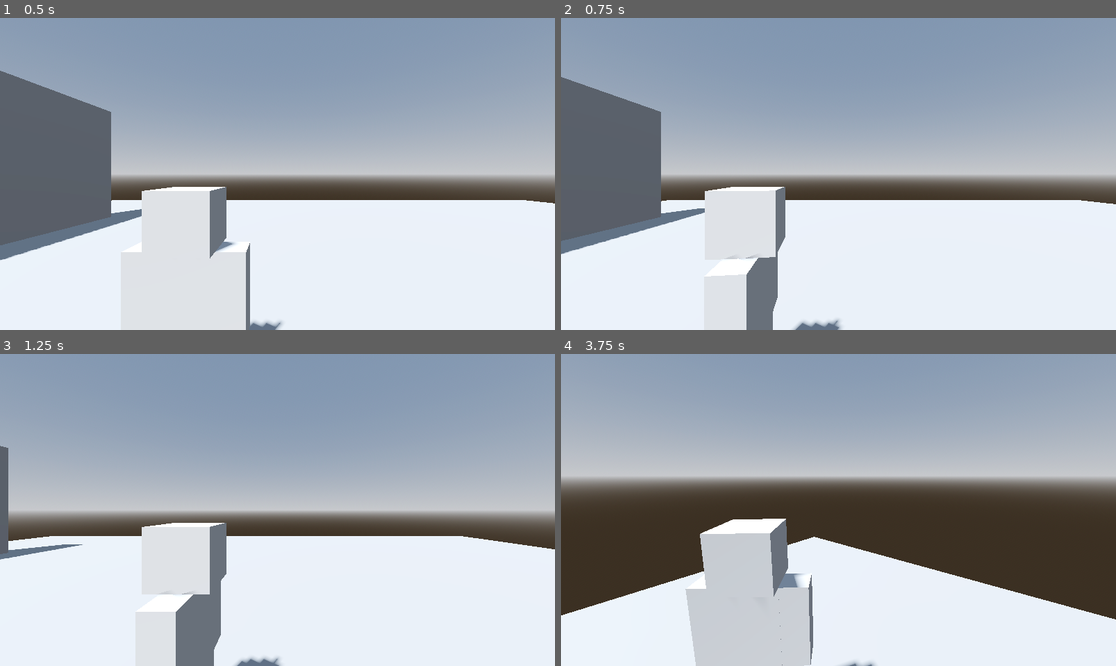
Above: before the commit, frames 1-4 (two rows, left to right).
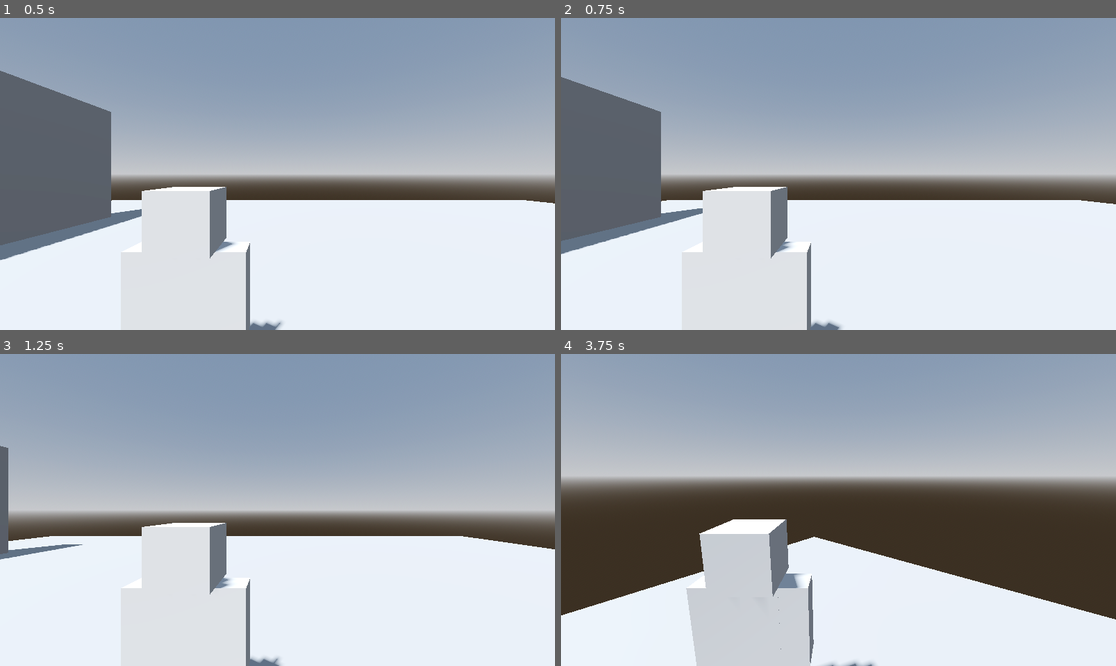
Above: after the commit, the same moments.

Repository: cheskya/ISCS3014-Project5
Game: Godot game, scene res://main.tscn
Same seed, same stepped clock (60 frames per second), same inputs: the game is played once before the commit and once after it.
Inputs (mouse positions are in pixels of both pictures, inside the frame that each line leads up to):
- Up to frame 1 (0.5 s): no input
- Up to frame 2 (0.75 s): tap Enter at 0.5 s; move the mouse to (960, 158) at 0.52 s; press the mouse at (960, 158) at 0.53 s; hold D (move_right) from 0.53 s (still down)
- Up to frame 3 (1.25 s): keep holding D (move_right)
- Up to frame 4 (3.75 s): move the mouse to (810, 510) at 1.27 s; release D (move_right) at 1.28 s; release the mouse at (810, 510) at 1.28 s; hold W (move_forward) from 1.28 s (still down); click (810, 510) at 1.35 s; move the mouse to (849, 503) at 2.02 s; press the mouse at (849, 503) at 2.03 s; move the mouse to (832, 516) at 2.77 s; release the mouse at (832, 516) at 2.78 s; click (832, 516) at 2.85 s; move the mouse to (877, 513) at 3.52 s; press the mouse at (877, 513) at 3.53 s

Frame 1 is identical in both runs. In frame 2, 2.1% of the frame differs, in the area x 25-51%, y 54-100%; in frame 3, 2.4%, in the area x 24-46%, y 54-100%; in frame 4, 0.2%.

Commit message:
Make player rotate with camera

Diff:
--- a/scenes/player/player.gd
+++ b/scenes/player/player.gd
@@ -40,6 +40,8 @@
 
 	_camera_input_direction = Vector2.ZERO
 
+	_skin.global_rotation.y = _skin.rotation.y + (_camera_pivot.rotation.y - _skin.rotation.y)
+
 	var raw_input = Input.get_vector("move_left", "move_right", "move_forward", "move_back")
 	var forward = _camera.global_basis.z
 	var right = _camera.global_basis.x
@@ -50,8 +52,3 @@
 
 	velocity = velocity.move_toward(move_direction * move_speed, acceleration * delta)
 	move_and_slide()
-
-	if move_direction.length() > 0.2:
-		_last_movement_direction = move_direction
-	var target_angle = Vector3.BACK.signed_angle_to(_last_movement_direction, Vector3.UP)
-	_skin.global_rotation.y = lerp_angle(_skin.rotation.y, target_angle, rotation_speed * delta)
